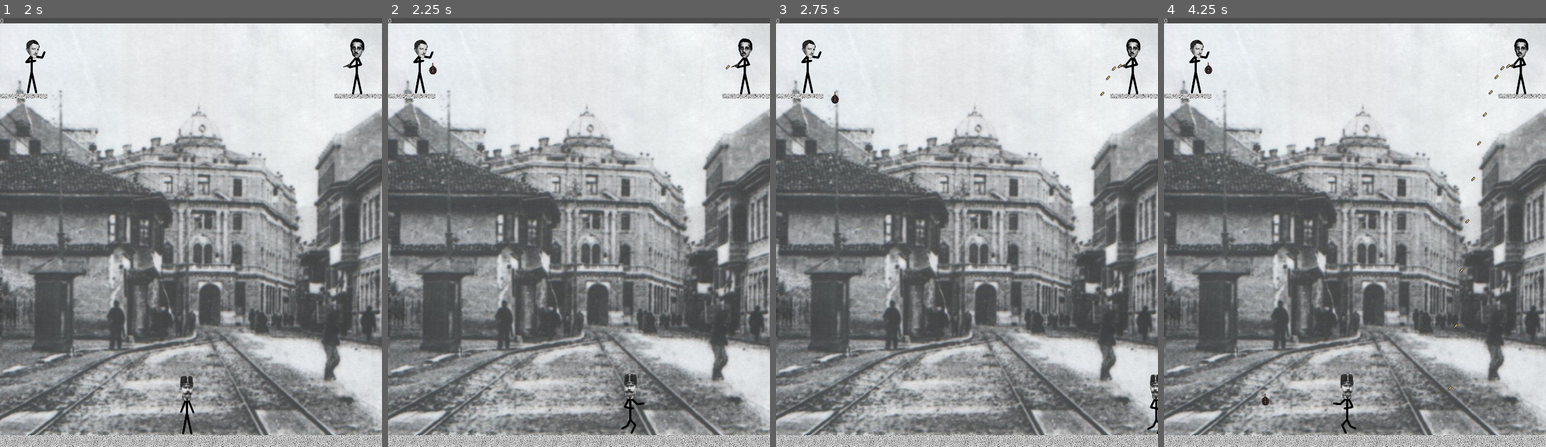
Above: before the commit, frames 1-4 (left to right).
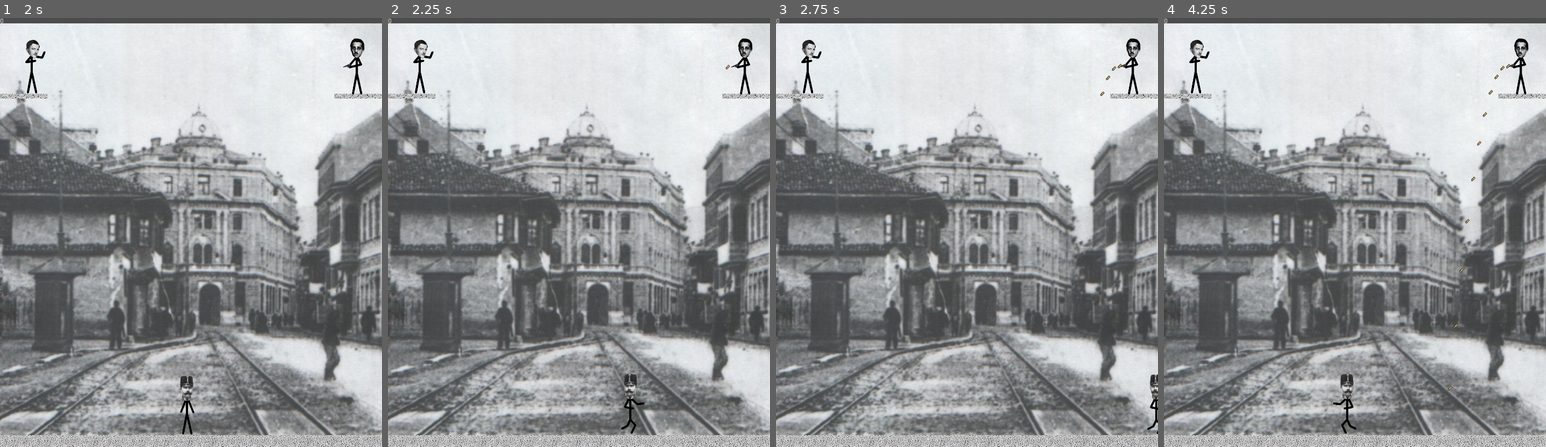
Above: after the commit, the same moments.

Repository: MrAstorii/Zadanie01
Game: Godot game, scene res://Świat.tscn
Same seed, same stepped clock (60 frames per second), same inputs: the game is played once before the commit and once after it.
Inputs (mouse positions are in pixels of both pictures, inside the frame that each line leads up to):
- Up to frame 1 (2 s): click "Rozpocznij" at 0.5 s; click "Pomiń" at 1.25 s
- Up to frame 2 (2.25 s): move the mouse to (663, 211) at 2.02 s; hold Right (ui_right) from 2.03 s (still down); hold Space (ui_select) from 2.03 s (still down)
- Up to frame 3 (2.75 s): keep holding Right (ui_right); keep holding Space (ui_select)
- Up to frame 4 (4.25 s): move the mouse to (1278, 253) at 2.77 s; release Space (ui_select) at 2.78 s; tap Space (ui_select) at 2.85, 3.02, 3.32 s; move the mouse to (1393, 138) at 3.52 s; release Right (ui_right) at 3.53 s; hold Left (ui_left) from 3.53 s (still down); hold Space (ui_select) from 3.53 s (still down)

Frame 1 is identical in both runs. In frame 2, less than 0.1% of the frame differs, in the area x 10-13%, y 10-14%; in frame 3, less than 0.1%; in frame 4, less than 0.1%, in the area x 10-28%, y 10-91%.

Commit message:
Update NC.gd

Diff:
--- a/Zadanie01/NC.gd
+++ b/Zadanie01/NC.gd
@@ -34,9 +34,9 @@
 	set_process(true)
 
 func _input(event):
-	if(event.is_action_pressed("ui_select")):
+	if(event.is_action_pressed("shoot")):
 		shooting = true
-	elif(event.is_action_pressed("ui_select")):
+	elif(event.is_action_pressed("shoot")):
 		shooting = false
 
 func _process(delta):
